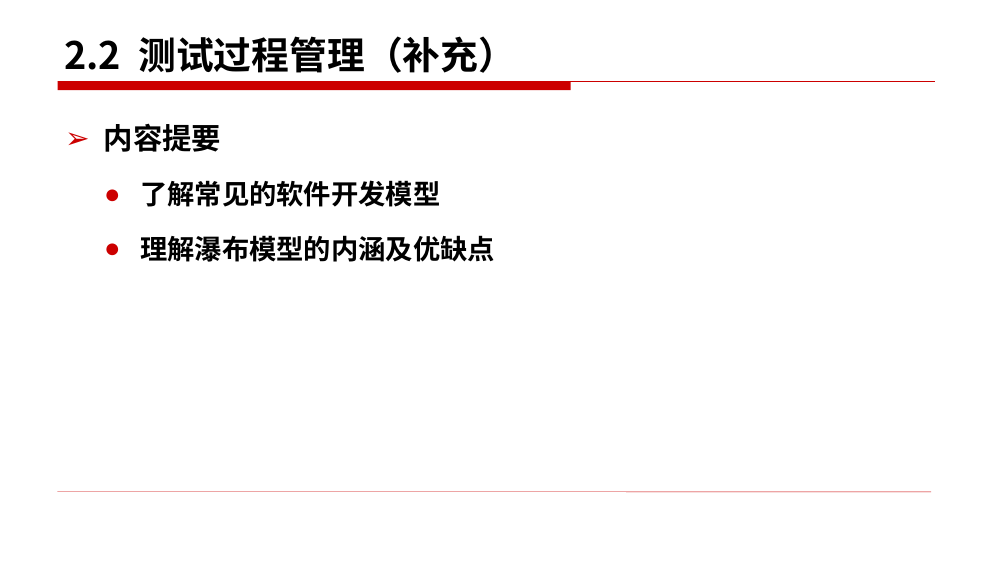
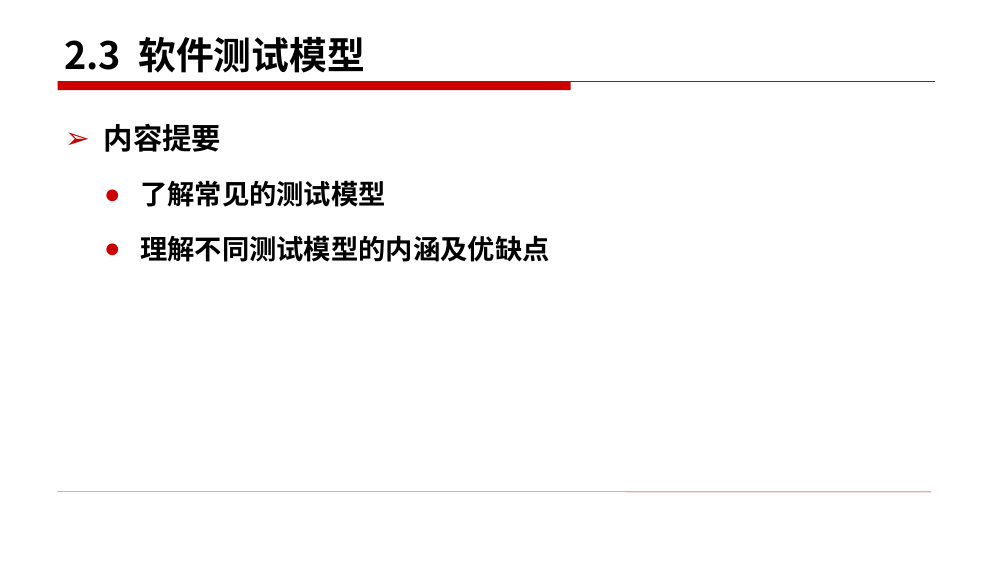
Before and after one commit to edu2act/course-foundation-software-tesing, a slide deck: slide 2 of materials/slides/2.2.pptx. Drawn at 1008x567 pixels with LibreOffice and Linux fonts; fonts in the diff are those of the drawing. Boxes give left, top, right and bottom in pixels: in the first picture for what was removed or moved away, otherwise in the second. Text is boxed around its words. In the diff, an @@ line names an element or a change of style, - is before the commit and + after.

```diff
--- a/materials/slides/2.2.pptx
+++ b/materials/slides/2.2.pptx
@@ title at (x1=64, y1=37, x2=365, y2=73): text changed @@
-2.2 测试过程管理（补充）
+2.3 软件测试模型
@@ text at (x1=140, y1=180, x2=550, y2=262): text changed @@
-  ● 了解常见的软件开发模型
-  ● 理解瀑布模型的内涵及优缺点
+  ● 了解常见的测试模型
+  ● 理解不同测试模型的内涵及优缺点
```
Also in this commit, not shown: 4 other slides changed, 11 slides added, 9 slides removed, 8 other files.
